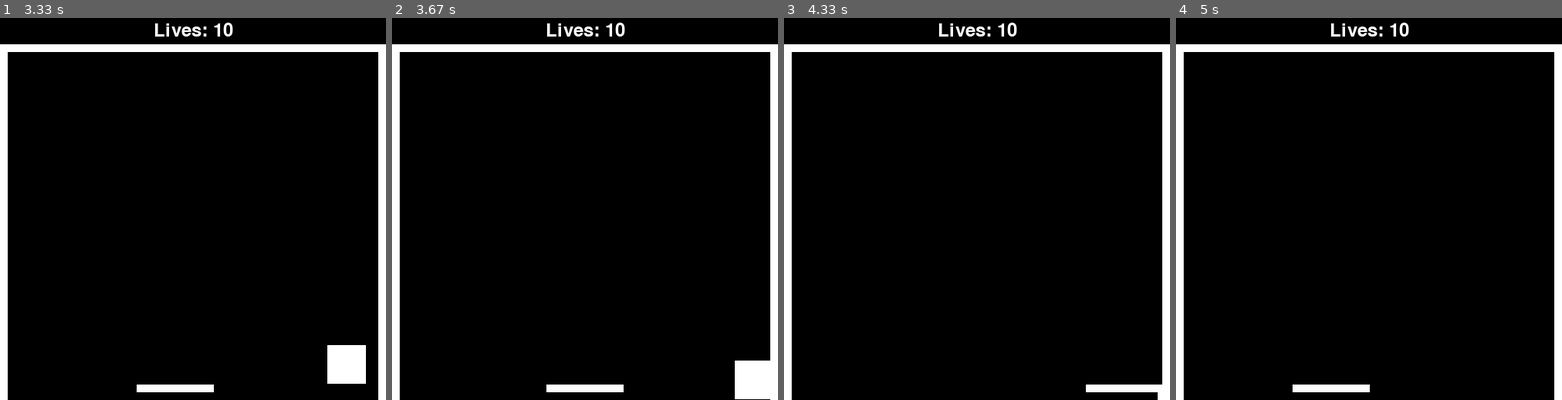
Above: before the commit, frames 1-4 (left to right).
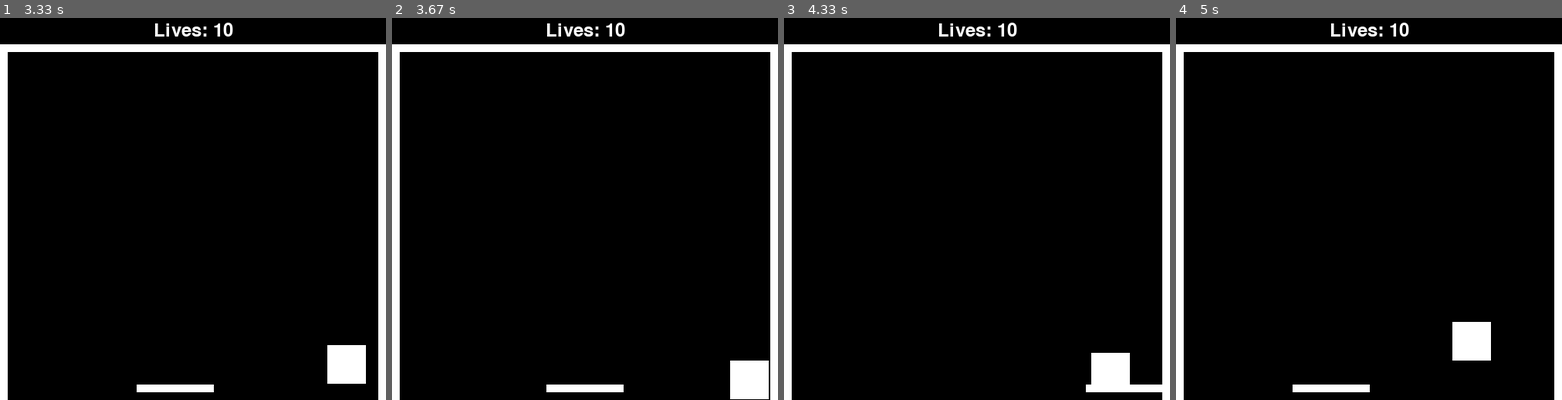
Above: after the commit, the same moments.

Repository: rabramley/pygames
Game: pygame game, started from pong.py
Two runs of this game, one before a commit and one after it. Both use one fixed random seed, a clock stepped at 60 frames per second and the inputs below.
Inputs:
- Up to frame 1 (3.33 s): hold Right 0.33-0.8 s; hold Right 0.83-1.3 s; hold Left 1.33-1.87 s; hold Left 1.9-2.3 s; hold Right 2.33-2.97 s; hold Left from 3 s (still down)
- Up to frame 2 (3.67 s): release Left at 3.47 s; hold Right from 3.5 s (still down)
- Up to frame 3 (4.33 s): release Right at 3.97 s; hold Right from 4 s (still down)
- Up to frame 4 (5 s): release Right at 4.47 s; hold Left from 4.5 s (still down)

Frame 1 is identical in both runs. In frame 2, 0.2% of the frame differs, in the area x 87-98%, y 89-100%; in frame 3, 0.9%; in frame 4, 1.0%, in the area x 71-82%, y 79-90%.

Commit message:
added broken collisions

Diff:
--- a/pong.py
+++ b/pong.py
@@ -50,6 +50,20 @@
     def move(self, dt):
         self.rect.x += self.x_speed * dt
         self.rect.y += self.y_speed * dt
+        hits = pygame.sprite.spritecollide(self, walls, False)
+        for hit in hits:
+            if hit == left_wall and self.x_speed < 0:
+                self.x_speed *= -1
+                print(self.x_speed)
+            if hit == right_wall and self.x_speed > 0:
+                self.x_speed *= -1
+                print(self.x_speed)
+            if hit == top_wall  and self.y_speed < 0:
+                self.y_speed *= -1
+                print(self.y_speed)
+            if hit == paddle and self.y_speed > 0:
+                self.y_speed *= -1
+                print(self.y_speed)
 
 
 class Paddle(Wall):
